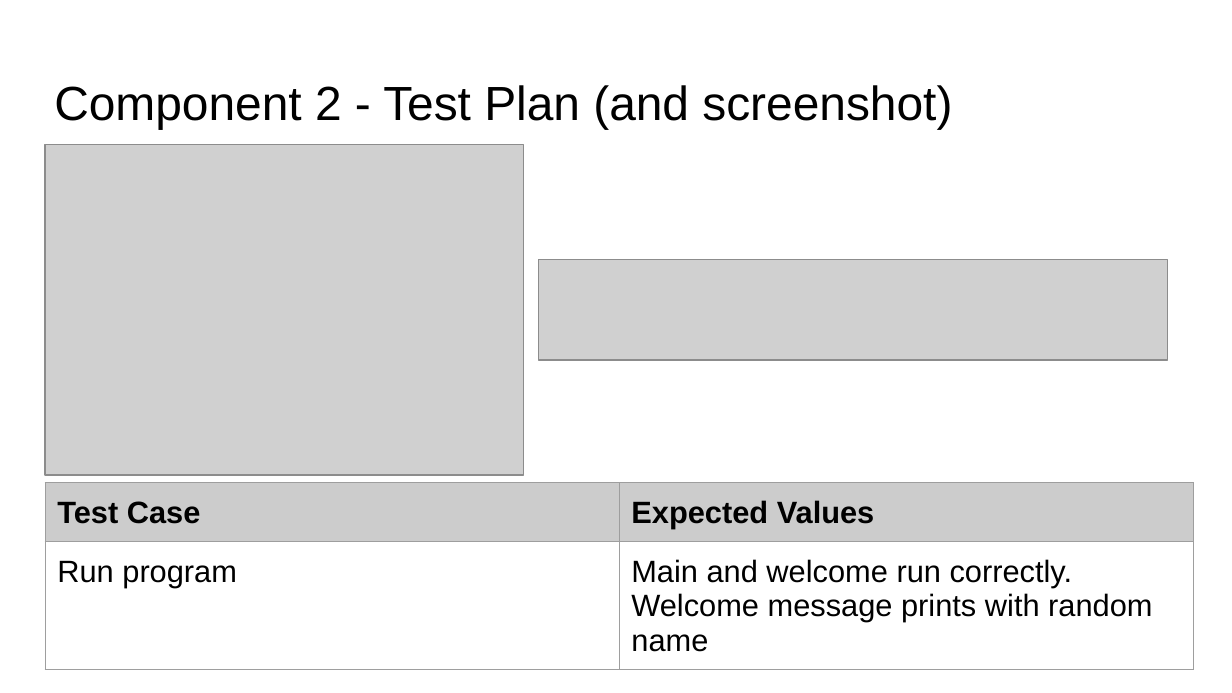
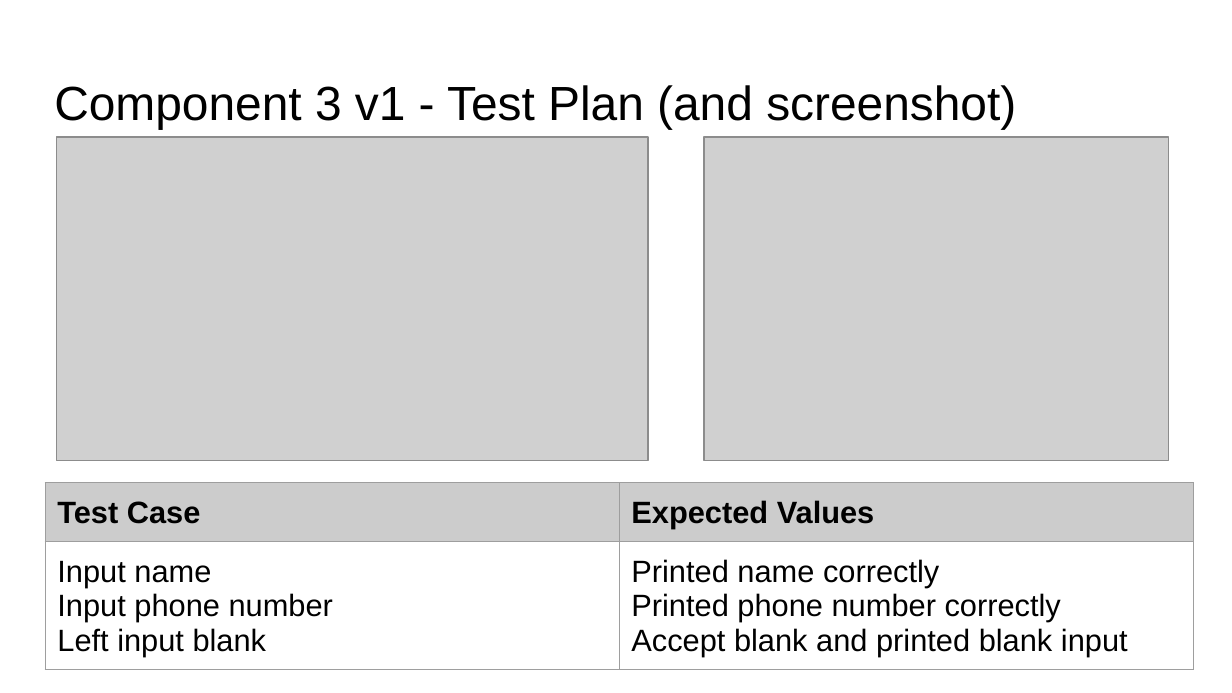
Before and after one commit to danettp/pizza_bot, a slide deck: slide 15 of 022_91893+_+91897+Documentation.pptx (slide 14 before the commit). Drawn at 1232x693 pixels with LibreOffice and Linux fonts; fonts in the diff are those of the drawing; grey boxes stand for pictures. Boxes give left, top, right and bottom in pixels: in the first picture for what was removed or moved away, otherwise in the second. Text is boxed around its words. In the diff, an @@ line names an element or a change of style, - is before the commit and + after.

Commit message:
Created version 1 of pickup function
Basic instructions and input for name and phone number

```diff
--- a/022_91893+_+91897+Documentation.pptx
+++ b/022_91893+_+91897+Documentation.pptx
@@ title at (54, 85, 1016, 129): text changed @@
-Component 2 - Test Plan (and screenshot)
+Component 3 v1 - Test Plan (and screenshot)
@@ picture: place and size @@
-picture at (46, 144, 524, 474)
+picture at (57, 137, 648, 461)
@@ picture added at (703, 137, 1168, 461) @@
@@ picture removed at (538, 260, 1167, 360) @@
@@ table at (46, 483, 1194, 680) @@
-row 2, column 1: Run program
+row 2, column 1: Input name / Input phone number / Left input blank
-row 2, column 2: Main and welcome run correctly. Welcome message prints with random name
+row 2, column 2: Printed name correctly / Printed phone number correctly / Accept blank and printed blank input
```
Also in this commit, not shown: 1 other slide changed, 1 slide added, 1 other file.
